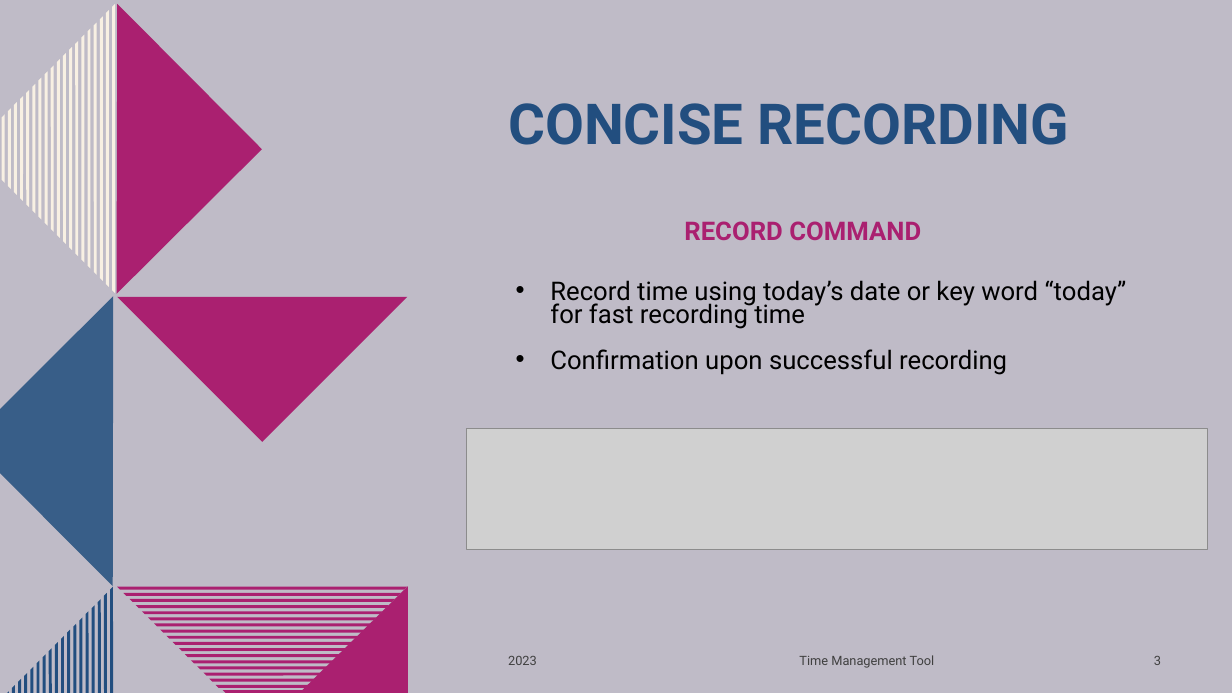
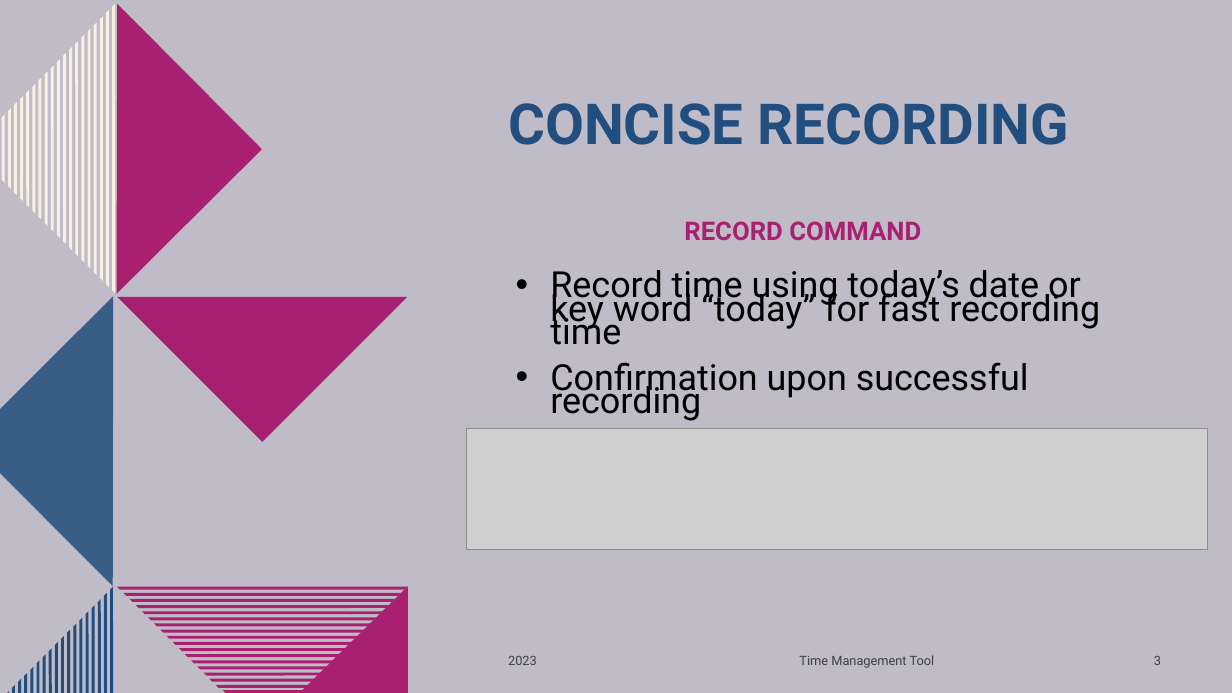
Before and after one commit to amayab9/ASE420-TimeManagement-IndividualProject, a slide deck: slide 3 of documents/presentation/Time_Management_Tool.pptx. Drawn at 1232x693 pixels with LibreOffice and Linux fonts; fonts in the diff are those of the drawing; grey boxes stand for pictures; background and template pictures are left out. Boxes give left, top, right and bottom in pixels: in the first picture for what was removed or moved away, otherwise in the second. Text is boxed around its words. In the diff, an @@ line names an element or a change of style, - is before the commit and + after.

```diff
--- a/documents/presentation/Time_Management_Tool.pptx
+++ b/documents/presentation/Time_Management_Tool.pptx
@@ text "Record time using today’s date ..." at (550,270,1100,421): size 20 to 28 pt @@
```
Also in this commit, not shown: 6 other slides changed, 2 other files.
